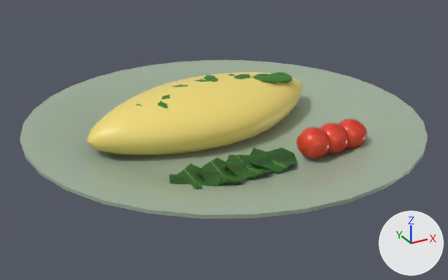
What one commit did to the glTF model godot/models/meal/meal_omelette_plate.glb.
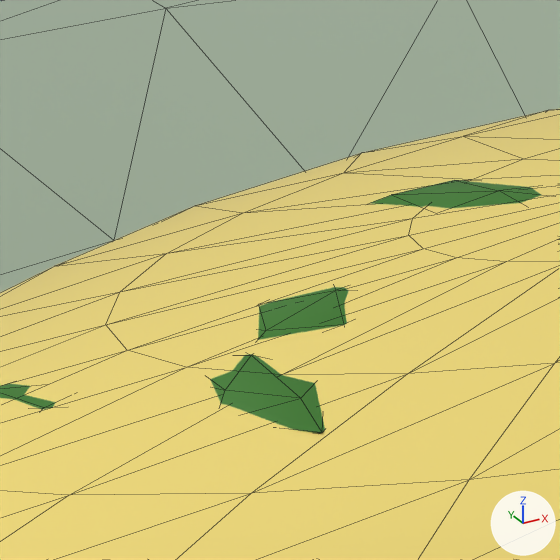
Old and new are each drawn whole from a 50 mm camera at (-0.214, -0.39, 0.194) aimed at (-0.004, -0.008, 0.003) and again close up on the part from 31% to 42% of the width and 24% to 43% of the height. The axes (+X, +Y, +Z) are drawn at lower right. The lights are the same throughout. The older version's two pictures come first. The close-ups show mesh edges as thin lines. Vertices at exactly the same position are counted once.

The first close-up shows 'meal_omelette_plate'.
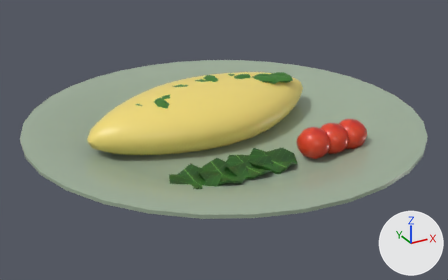
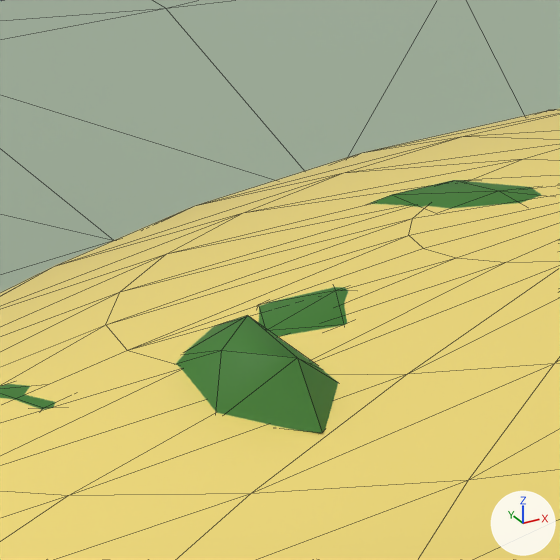
Where the change shows, as pixel boxes (x1, y1, x2, y2) in the close-ups (560 x 560 px; the box of a moved part takes in the faces that stretch with it):
part 1 of me_body, moved or reshaped
    before: (210, 354, 323, 433)
    after: (176, 315, 338, 433)

Diff of the bpy script that builds the scene:
```diff
--- a/godot/models/meal/meal_omelette_plate.glb.py
+++ b/godot/models/meal/meal_omelette_plate.glb.py
@@ me_body @@
 me_body.from_pydata(...)  # 1210 vertices, 2312 faces; spans x -0.15..0.15, y -0.15..0.15, z 0.0..0.045
 # used by ob_meal_omelette_plate; location = (0.0, 0.0, 0.0)
+# me_body part 1: 2 vertices moved from x -0.056..-0.053, y -0.007..-0.003, z 0.041 to x -0.057..-0.053, y -0.007..-0.004, z 0.044; 1 vertex removed from x -0.053, y -0.011, z 0.041; 1 vertex added at x -0.053, y -0.011, z 0.044
 me_body.materials.append(mat_f_plate_sage)
```
